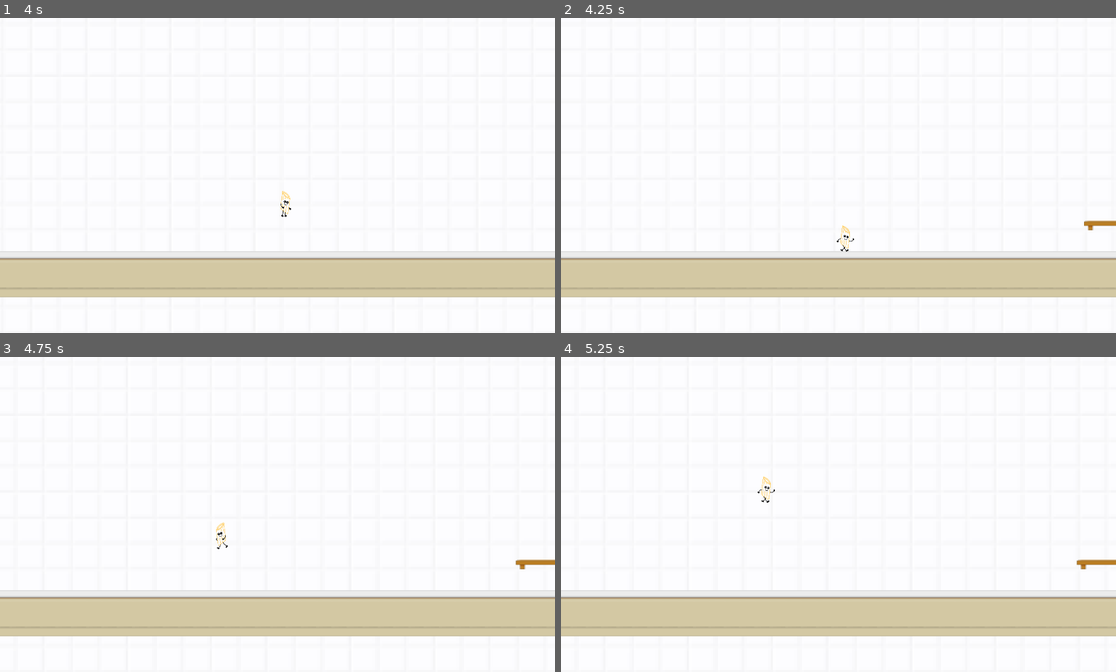
Above: before the commit, frames 1-4 (two rows, left to right).
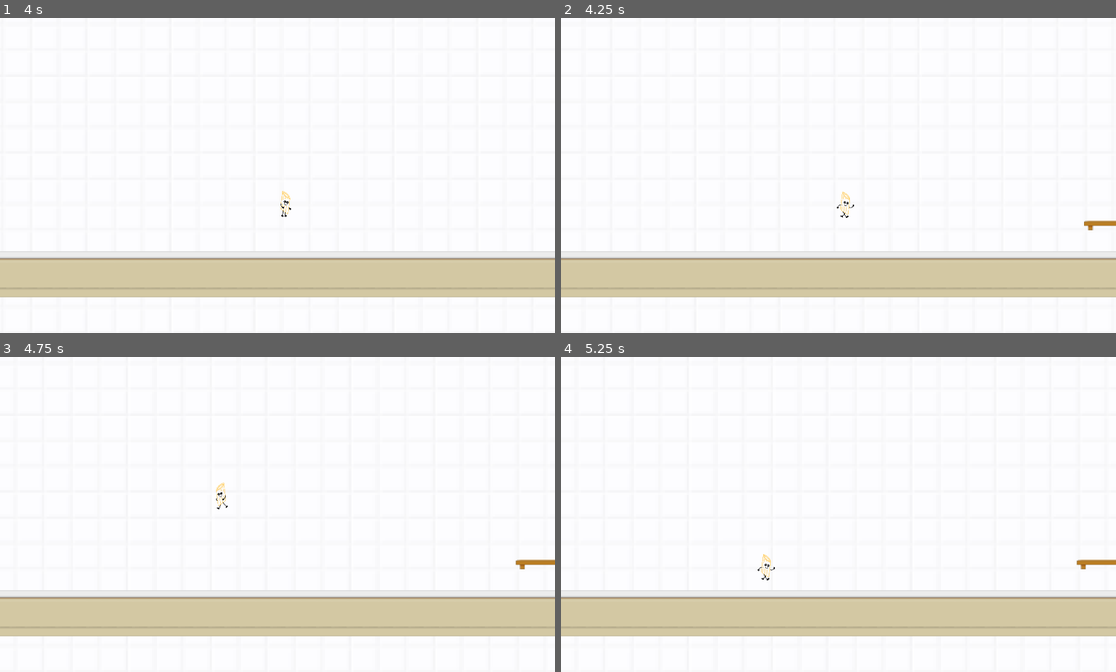
Above: after the commit, the same moments.

Repository: johannaeklundh/penneforyourlife
Game: Godot game, scene res://Assets/Scenes/Areas/area_1.tscn
Two runs of this game, one before a commit and one after it. Both use one fixed random seed, a clock stepped at 60 frames per second and the inputs below.
Inputs:
- Up to frame 1 (4 s): tap Enter at 0.5 s; hold Right (move_right) 0.53-2.03 s; tap Space (jump) at 0.6, 0.77, 1.07, 1.52, 1.55, 1.82, 2.1, 3.02, 3.05, 3.32, 3.6, 3.77 s; tap E (interact) at 1.35, 2.85 s; hold Left (move_left) 2.03-2.78 s; hold Right (move_right) from 2.78 s (still down)
- Up to frame 2 (4.25 s): keep holding Right (move_right); tap Space (jump) at 4.07 s
- Up to frame 3 (4.75 s): release Right (move_right) at 4.28 s; hold Left (move_left) from 4.28 s (still down); tap E (interact) at 4.35 s; tap Space (jump) at 4.52, 4.55 s
- Up to frame 4 (5.25 s): tap Space (jump) at 4.82, 5.1 s; release Left (move_left) at 5.03 s; hold Right (move_right) from 5.03 s (still down)

Frame 1 is identical in both runs. In frame 2, 0.1% of the frame differs, in the area x 49-53%, y 55-75%; in frame 3, 0.1%; in frame 4, 0.1%, in the area x 35-95%, y 37-71%.

Commit message:
smoother doublejump

Diff:
--- a/Assets/Scripts/player_controller.gd
+++ b/Assets/Scripts/player_controller.gd
@@ -4,29 +4,44 @@
 @export var speed = 10.0
 @export var jump_power = 10.0
 @export var max_jumps := 2   # <-- how many jumps allowed (2 = double jump)
+@export var coyote_time := 0.15   # seconds after leaving ground you can still jump
+@export var jump_buffer := 0.15   # seconds before landing that a jump press is stored
 
 var speed_multiplier = 30.0
-var jump_mulitplier = -30.0
+var jump_multiplier = -30.0
 
 var direction = 0.0
 #const SPEED = 300.0
 #const JUMP_VELOCITY = -400.0
 var jumps_left := max_jumps
 
+# Timers for smoother jumps
+var coyote_timer := 0.0
+var jump_buffer_timer := 0.0
 
 func _physics_process(delta: float) -> void:
 	# Add the gravity.
 	if not is_on_floor():
 		velocity += get_gravity() * delta
 
-	# Reset jumps when touching the floor
+	# Track coyote time
 	if is_on_floor():
+		coyote_timer = coyote_time
 		jumps_left = max_jumps
+	else:
+		coyote_timer = max(coyote_timer - delta, 0)
 
-	# Handle jump.
-	if Input.is_action_just_pressed("jump") and jumps_left > 0:
-		velocity.y = jump_power *jump_mulitplier
+	# Track jump buffering
+	if Input.is_action_just_pressed("jump"):
+		jump_buffer_timer = jump_buffer
+	else:
+		jump_buffer_timer = max(jump_buffer_timer - delta, 0)
+
+	# Handle jump with coyote time + buffering
+	if jump_buffer_timer > 0 and (jumps_left > 0 or coyote_timer > 0):
+		velocity.y = jump_power * jump_multiplier
 		jumps_left -= 1
+		jump_buffer_timer = 0  # consume buffer
 
 
 	# Handle movement
